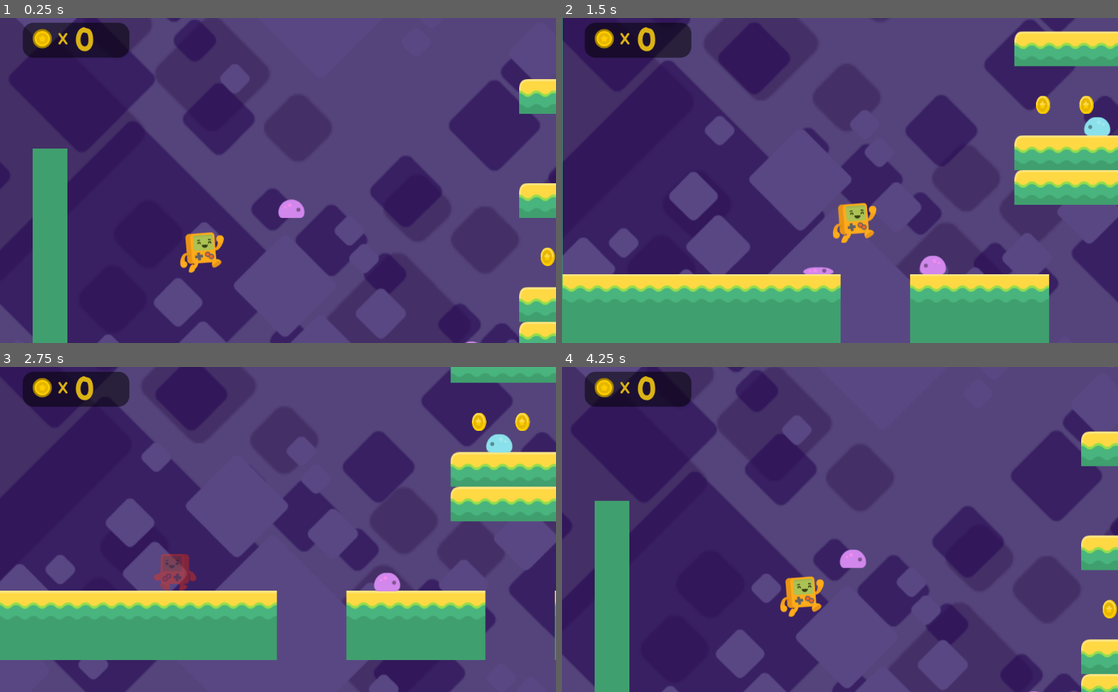
Above: before the commit, frames 1-4 (two rows, left to right).
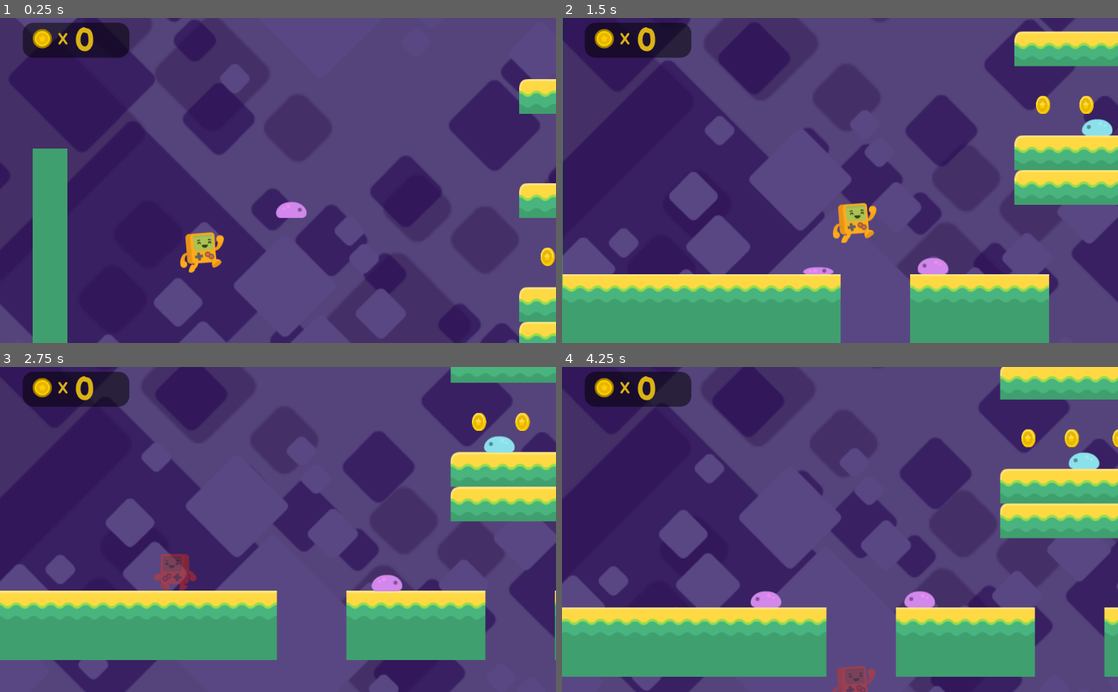
Above: after the commit, the same moments.

Repository: jor-el-swe/PlatformerTutorial
Game: Godot game, scene res://Level1.tscn
The game is run twice, just before and just after one commit, with the same random seed, the same clock (stepped at 60 frames per second) and the same inputs. The project has no main scene, so this scene is started directly.
Inputs:
- Up to frame 1 (0.25 s): no input
- Up to frame 2 (1.5 s): hold Space (jump) 0.53-1.28 s; hold Right (right) from 0.53 s (still down); tap Space (jump) at 1.35 s
- Up to frame 3 (2.75 s): tap Space (jump) at 1.52, 1.82 s; release Right (right) at 2.03 s; hold Left (left) from 2.03 s (still down); hold Space (jump) from 2.03 s (still down)
- Up to frame 4 (4.25 s): release Left (left) at 2.78 s; release Space (jump) at 2.78 s; hold Right (right) from 2.78 s (still down); tap Space (jump) at 2.85, 3.02, 3.32 s; hold Space (jump) from 3.53 s (still down)

The runs differ from the first frame. In frame 1, less than 0.1% of the frame differs, in the area x 49-86%, y 55-100%; in frame 2, 0.2%; in frame 3, 0.2%; in frame 4, 46%, in the area x 0-100%, y 0-100%.

Commit message:
adds title screen, fixes enemy on head bug

Diff:
--- a/Attila.gd
+++ b/Attila.gd
@@ -53,6 +53,7 @@
 	velocity.y = -500
 
 func ouch(var xPosition):
+	set_collision_mask_bit(4, false)
 	velocity.y = -500
 	print("ouch")
 	if position.x < xPosition:
--- a/HUD.gd
+++ b/HUD.gd
@@ -1,12 +1,13 @@
 extends CanvasLayer
 
 var coins = 0
+export var NO_COINS_TO_WIN = 6
 
 func _ready():
 	$Coins.text = String(coins)
 
 func _physics_process(delta):
-	if coins == 5:
+	if coins == NO_COINS_TO_WIN:
 		get_tree().change_scene("res://Level1.tscn")
 
 
--- /dev/null
+++ b/TitleMenu.tscn
@@ -0,0 +1,110 @@
+[gd_scene load_steps=10 format=2]
+
+[ext_resource path="res://Assets/fonts/KiriFont.ttf" type="DynamicFontData" id=1]
+[ext_resource path="res://Assets/UI/grey_button04.png" type="Texture" id=2]
+[ext_resource path="res://Assets/fonts/Sniglet-Regular.ttf" type="DynamicFontData" id=3]
+[ext_resource path="res://playButton.gd" type="Script" id=4]
+
+[sub_resource type="DynamicFont" id=1]
+size = 60
+outline_size = 5
+outline_color = Color( 0, 0, 0, 1 )
+font_data = ExtResource( 1 )
+
+[sub_resource type="StyleBoxFlat" id=2]
+bg_color = Color( 0.196078, 0.317647, 0.72549, 0.529412 )
+corner_radius_top_left = 20
+corner_radius_top_right = 20
+corner_radius_bottom_right = 20
+corner_radius_bottom_left = 20
+
+[sub_resource type="DynamicFont" id=3]
+size = 21
+font_data = ExtResource( 1 )
+
+[sub_resource type="DynamicFont" id=4]
+size = 33
+font_data = ExtResource( 3 )
+
+[sub_resource type="DynamicFont" id=5]
+size = 30
+font_data = ExtResource( 1 )
+
+[node name="TitleMenu" type="Control"]
+anchor_right = 1.0
+anchor_bottom = 1.0
+__meta__ = {
+"_edit_use_anchors_": false
+}
+
+[node name="backgroundColor" type="ColorRect" parent="."]
+margin_left = 3.17847
+margin_right = 1027.18
+margin_bottom = 600.0
+color = Color( 0.317647, 0.0862745, 0.568627, 1 )
+__meta__ = {
+"_edit_use_anchors_": false
+}
+
+[node name="Label" type="Label" parent="."]
+anchor_right = 1.0
+margin_top = 92.135
+margin_bottom = 199.135
+custom_fonts/font = SubResource( 1 )
+custom_colors/font_color = Color( 0.168627, 0.870588, 0.823529, 1 )
+text = "Platformer Game!"
+align = 1
+valign = 1
+__meta__ = {
+"_edit_use_anchors_": false
+}
+
+[node name="Panel" type="Panel" parent="."]
+margin_left = 42.0
+margin_top = 370.0
+margin_right = 415.0
+margin_bottom = 555.0
+custom_styles/panel = SubResource( 2 )
+
+[node name="TextureRect" type="TextureRect" parent="Panel"]
+margin_left = 26.716
+margin_top = 122.212
+margin_right = 216.716
+margin_bottom = 167.212
+texture = ExtResource( 2 )
+
+[node name="Label" type="Label" parent="Panel"]
+margin_left = 88.2095
+margin_top = 133.59
+margin_right = 168.21
+margin_bottom = 155.59
+custom_fonts/font = SubResource( 3 )
+custom_colors/font_color = Color( 0, 0, 0, 1 )
+text = "Space"
+
+[node name="Label2" type="Label" parent="Panel"]
+margin_left = 225.346
+margin_top = 122.465
+margin_right = 338.346
+margin_bottom = 164.465
+custom_fonts/font = SubResource( 4 )
+text = "= jump"
+align = 1
+valign = 1
+
+[node name="playButton" type="Button" parent="."]
+margin_left = 425.034
+margin_top = 221.502
+margin_right = 599.034
+margin_bottom = 274.502
+custom_fonts/font = SubResource( 5 )
+custom_colors/font_color = Color( 0.505882, 0.501961, 0.870588, 1 )
+custom_colors/font_color_hover = Color( 0.0627451, 0.47451, 0.0392157, 1 )
+text = "play!"
+flat = true
+script = ExtResource( 4 )
+__meta__ = {
+"_edit_use_anchors_": false
+}
+
+[connection signal="pressed" from="playButton" to="playButton" method="_on_playButton_pressed"]
--- a/enemy.gd
+++ b/enemy.gd
@@ -34,20 +34,31 @@
 func _on_topChecker_body_entered(body):
 	$AnimatedSprite.play("squashed")
 	speed = 0
+	disableCollisions()
+	$Timer.start()
+	body.bounce()
+
+func _on_sidesChecker_body_entered(body):
+	if body.name == "Attila":
+		print("hit player side")
+		disableCollisions()
+		body.ouch(position.x)
+
+func _on_bottomChecker_body_entered(body):
+	if body.name == "Attila":
+		print("hit player bottom")
+		disableCollisions()
+		body.ouch(position.x)
+
+func disableCollisions():
 	set_collision_mask_bit(0, false)
 	set_collision_layer_bit(4, false)
 	$topChecker.set_collision_mask_bit(0, false)
 	$topChecker.set_collision_layer_bit(4, false)
 	$sidesChecker.set_collision_mask_bit(0, false)
 	$sidesChecker.set_collision_layer_bit(4, false)
-	$Timer.start()
-	body.bounce()
-
-func _on_sidesChecker_body_entered(body):
-	if body.name == "Attila":
-		print("hit player")
-		body.ouch(position.x)
-
+	$bottomChecker.set_collision_mask_bit(0, false)
+	$bottomChecker.set_collision_layer_bit(4, false)
 
 func _on_Timer_timeout():
 	queue_free()
--- a/enemy.tscn
+++ b/enemy.tscn
@@ -27,6 +27,9 @@
 [sub_resource type="RectangleShape2D" id=4]
 extents = Vector2( 29.2902, 8.57979 )
 
+[sub_resource type="RectangleShape2D" id=5]
+extents = Vector2( 27.3051, 6.46391 )
+
 [node name="enemy" type="KinematicBody2D"]
 collision_layer = 16
 collision_mask = 35
@@ -35,6 +38,7 @@
 [node name="AnimatedSprite" type="AnimatedSprite" parent="."]
 frames = SubResource( 1 )
 animation = "crawl"
+frame = 1
 playing = true
 
 [node name="CollisionShape2D" type="CollisionShape2D" parent="."]
@@ -56,12 +60,19 @@
 shape = SubResource( 3 )
 
 [node name="sidesChecker" type="Area2D" parent="."]
-collision_layer = 0
+collision_layer = 16
 collision_mask = 33
 
 [node name="CollisionShape2D" type="CollisionShape2D" parent="sidesChecker"]
 position = Vector2( 0.799011, 6.7931 )
 shape = SubResource( 4 )
+
+[node name="bottomChecker" type="Area2D" parent="."]
+collision_layer = 16
+
+[node name="CollisionShape2D" type="CollisionShape2D" parent="bottomChecker"]
+position = Vector2( 1.11362, 11.8044 )
+shape = SubResource( 5 )
 
 [node name="Timer" type="Timer" parent="."]
 wait_time = 0.6
@@ -69,4 +80,5 @@
 
 [connection signal="body_entered" from="topChecker" to="." method="_on_topChecker_body_entered"]
 [connection signal="body_entered" from="sidesChecker" to="." method="_on_sidesChecker_body_entered"]
+[connection signal="body_entered" from="bottomChecker" to="." method="_on_bottomChecker_body_entered"]
 [connection signal="timeout" from="Timer" to="." method="_on_Timer_timeout"]
--- /dev/null
+++ b/playButton.gd
@@ -0,0 +1,5 @@
+extends Button
+
+
+func _on_playButton_pressed():
+	get_tree().change_scene("res://Level1.tscn")
Binary file added: Assets/UI/arrow-UP.png
Not shown, added: Assets/UI/arrow-UP.png.import
Binary file added: Assets/UI/grey_button04.png
Binary file added: Assets/UI/grey_button13.png
Binary file added: Assets/fonts/KiriFont.ttf
Binary file added: Assets/fonts/Sniglet-Regular.ttf
Not shown: 1 places in enemy.tscn that only renumber resources
